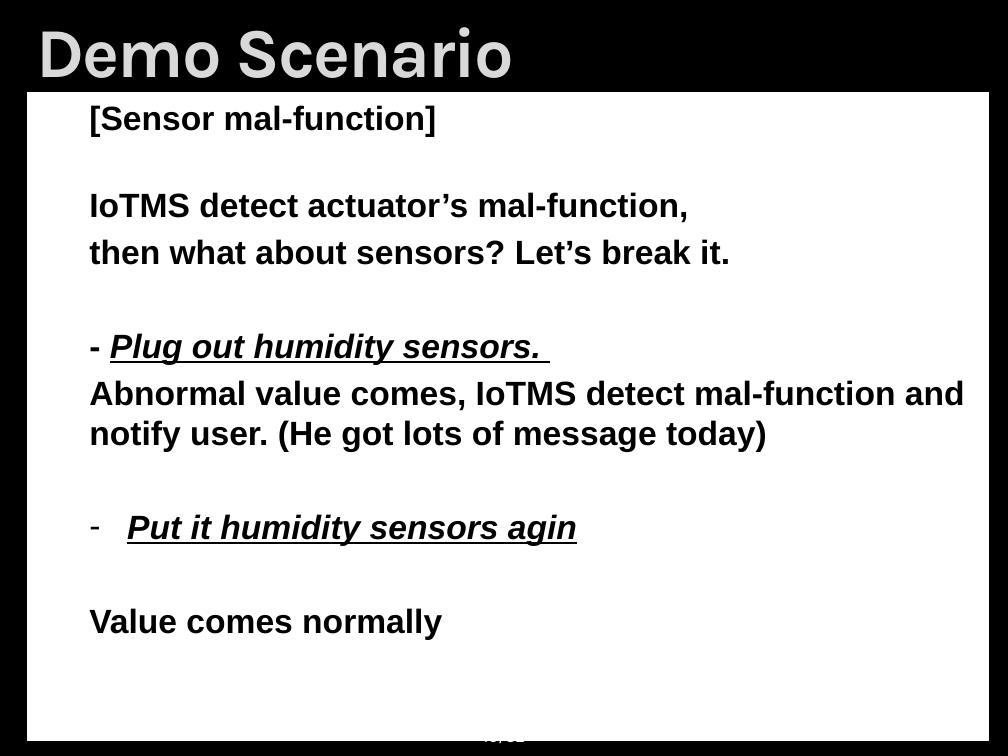
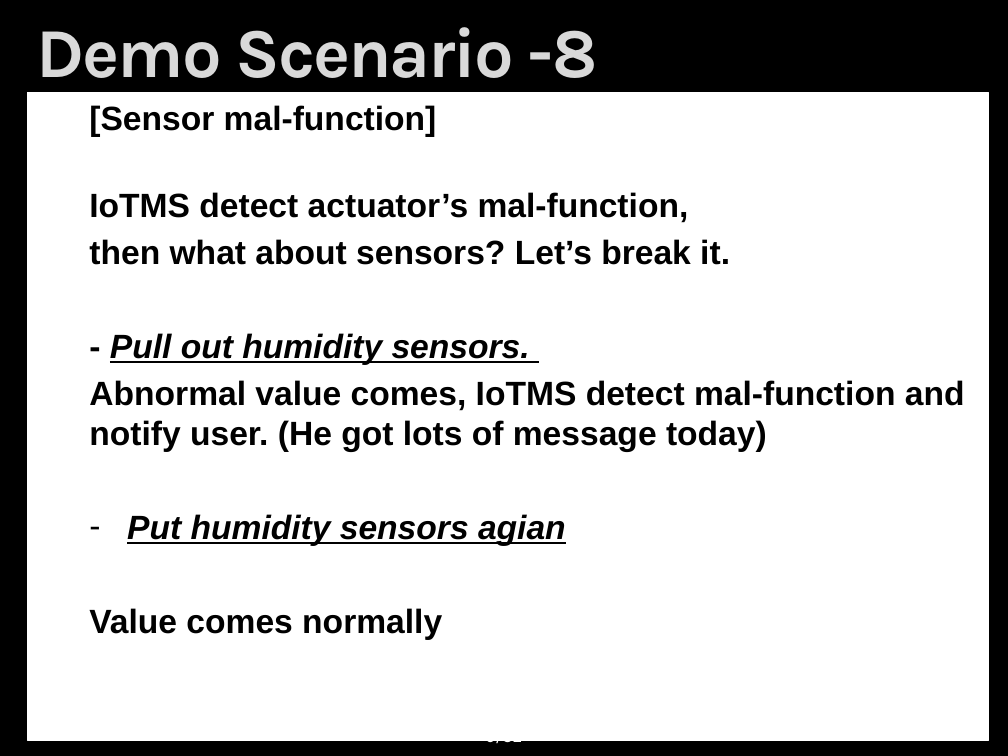
Before and after one commit to youkkwon/smarthome, a slide deck: slide 9 of doc/Demo_0626_0315.pptx (slide 10 before the commit). Drawn at 1008x756 pixels with LibreOffice and Linux fonts; fonts in the diff are those of the drawing; background and template pictures are left out. Boxes give left, top, right and bottom in pixels: in the first picture for what was removed or moved away, otherwise in the second. Text is boxed around its words. In the diff, an @@ line names an element or a change of style, - is before the commit and + after.

Commit message:
update Demo scenario

```diff
--- a/doc/Demo_0626_0315.pptx
+++ b/doc/Demo_0626_0315.pptx
@@ title at <box>37,27,597,93</box>: text changed @@
-Demo Scenario
+Demo Scenario -8
@@ text at <box>110,333,530,365</box>: text changed @@
-  - Plug out humidity sensors.
+  - Pull out humidity sensors.
@@ text at <box>127,514,566,546</box>: text changed @@
-  – Put it humidity sensors agin
+  – Put humidity sensors agian
@@ page number at <box>486,741,523,747</box>: text changed @@
-10/32
+9/32
```
Also in this commit, not shown: 11 other slides changed, 1 slide removed.
